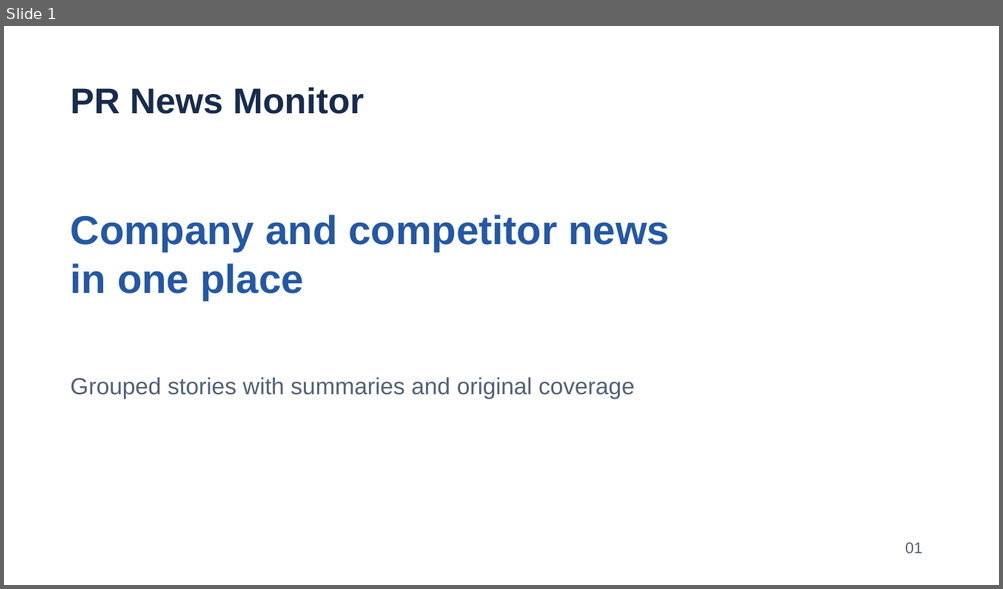
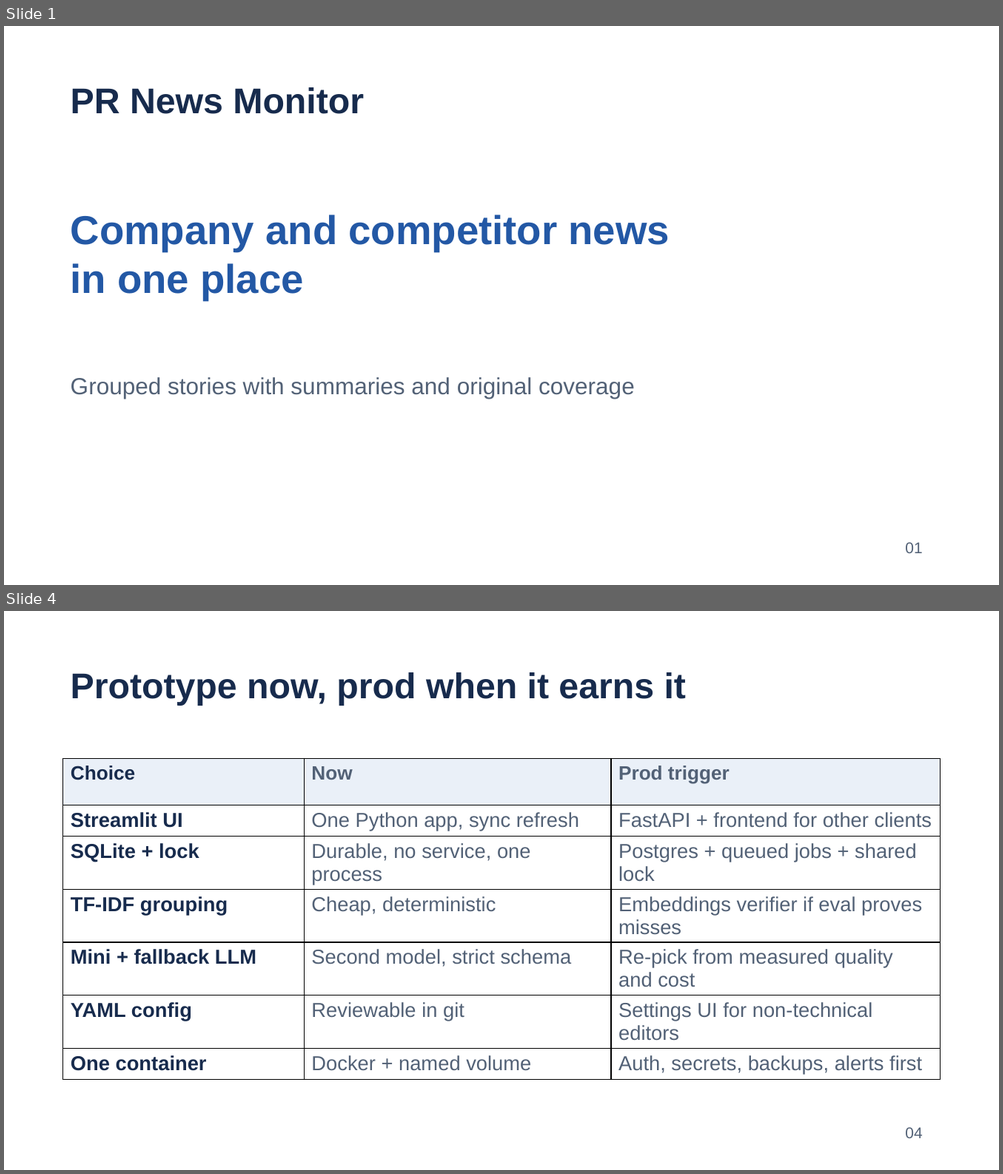
Before and after one commit to emretheus/pr-news-monitor, a slide deck: docs/presentation/pr-news-monitor.pptx. Shown one above the other, each under a label of ours: slide 1 before the commit, slides 1 and 4 after it; the slides between them are not shown. The pictures are 1003x589 and 1003x1174 pixels, drawn with LibreOffice and Linux fonts; fonts in the diff are those of the drawing. Boxes give left, top, right and bottom in pixels: in the first picture for what was removed or moved away, otherwise in the second. Text is boxed around its words. In the diff, an @@ line names an element or a change of style, - is before the commit and + after.

Commit message:
Sync docs and decks with implementation: 8-slide narrative, fallback model, 145 tests, docs folder tidy

```diff
--- a/docs/presentation/pr-news-monitor.pptx
+++ b/docs/presentation/pr-news-monitor.pptx
@@ slide 4 added at [4, 611, 999, 1170], background #FFFFFF @@
@@ text added at [71, 672, 686, 706], 34.5 pt, text #172B4D, bold @@
+Prototype now, prod when it earns it
@@ table added at [63, 759, 939, 1077], 7 rows, 3 columns @@
+Choice | Now | Prod trigger
+Streamlit UI | One Python app, sync refresh | FastAPI + frontend for other clients
+SQLite + lock | Durable, no service, one process | Postgres + queued jobs + shared lock
+TF-IDF grouping | Cheap, deterministic | Embeddings verifier if eval proves misses
+Mini + fallback LLM | Second model, strict schema | Re-pick from measured quality and cost
+YAML config | Reviewable in git | Settings UI for non-technical editors
+One container | Docker + named volume | Auth, secrets, backups, alerts first
@@ text added at [905, 1128, 922, 1139], 15 pt, text #526176 @@
+04
```
Also in this commit, not shown: 4 slides changed, 2 other slides added, 1 slide removed, 5 other files.
